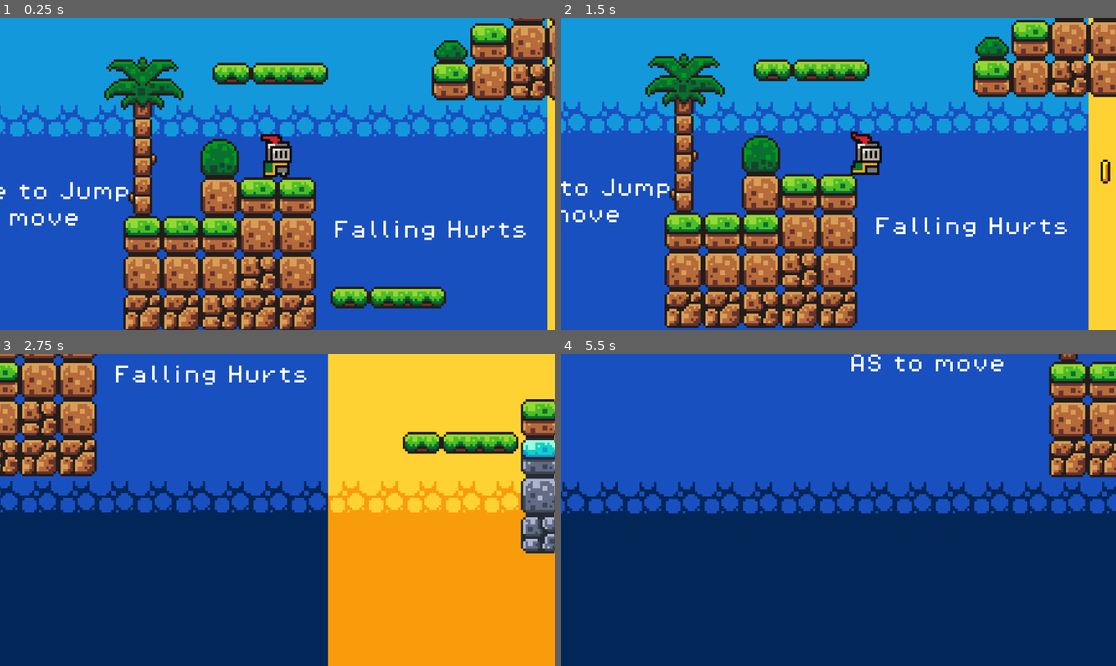
Above: before the commit, frames 1-4 (two rows, left to right).
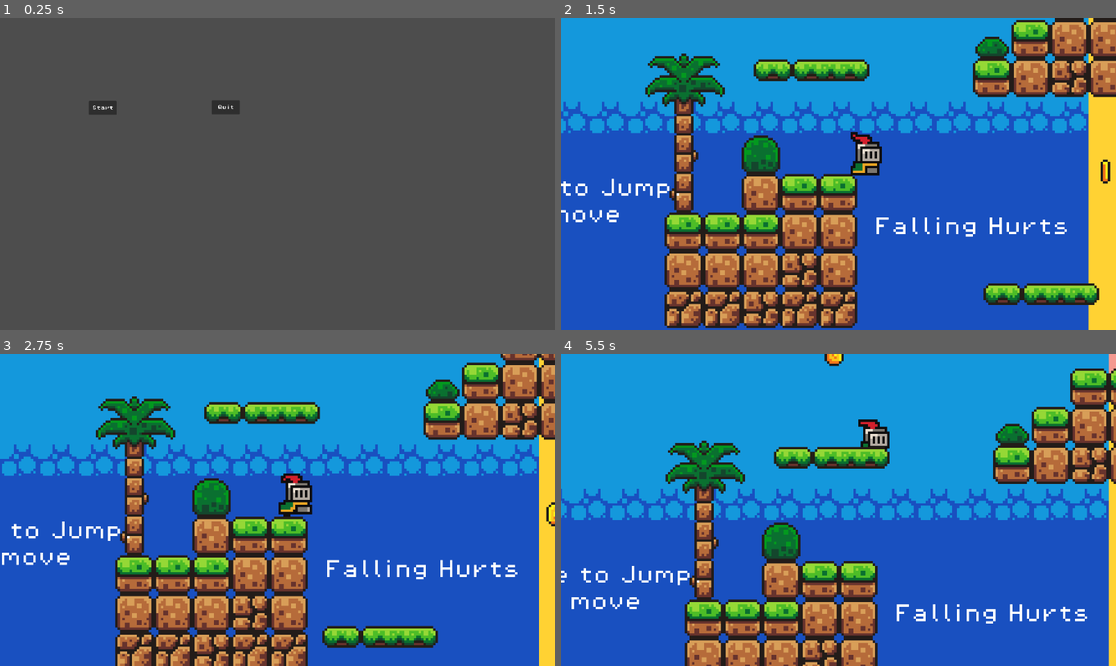
Above: after the commit, the same moments.

Repository: Unchanted/GodotPlatformer
Game: Godot game, scene res://scene/start.tscn
Same seed, same stepped clock (60 frames per second), same inputs: the game is played once before the commit and once after it. Before the commit the project starts from res://scene/game.tscn.
Inputs (mouse positions are in pixels of both pictures, inside the frame that each line leads up to):
- Up to frame 1 (0.25 s): no input
- Up to frame 2 (1.5 s): click (666, 108) at 0.5 s, where only the run after the commit has a clickable "Start"; hold D (move_right) from 1.28 s (still down)
- Up to frame 3 (2.75 s): keep holding D (move_right); tap Space (jump) at 1.52, 2.27 s
- Up to frame 4 (5.5 s): release D (move_right) at 2.78 s; hold A (move_left) 2.78-5.03 s; tap Space (jump) at 3.77, 4.52, 5.27 s; hold D (move_right) from 5.03 s (still down)

The runs differ from the first frame. In frame 1, 100% of the frame differs, in the area x 0-100%, y 0-100%; in frame 2, 1.5%; in frame 3, 95%; in frame 4, 98%.

Commit message:
Start menu, gameoverscene, player lives

Diff:
--- a/project.godot
+++ b/project.godot
@@ -11,13 +11,14 @@
 [application]
 
 config/name="LearningGodot"
-run/main_scene="res://scene/game.tscn"
+run/main_scene="res://scene/start.tscn"
 config/features=PackedStringArray("4.2", "Forward Plus")
 config/icon="res://icon.svg"
 
 [autoload]
 
 Music="*res://scene/music.tscn"
+Global="*res://scripts/global.gd"
 
 [input]
 
--- a/scene/game.tscn
+++ b/scene/game.tscn
@@ -527,6 +527,21 @@
 "rotate": SubResource("Animation_qxx1c")
 }
 
+[sub_resource type="Animation" id="Animation_m72x6"]
+length = 0.001
+tracks/0/type = "value"
+tracks/0/imported = false
+tracks/0/enabled = true
+tracks/0/path = NodePath(".:position")
+tracks/0/interp = 1
+tracks/0/loop_wrap = true
+tracks/0/keys = {
+"times": PackedFloat32Array(0),
+"transitions": PackedFloat32Array(1),
+"update": 0,
+"values": [Vector2(1251, -215)]
+}
+
 [sub_resource type="Animation" id="Animation_2ldjx"]
 resource_name = "move"
 length = 2.0
@@ -544,21 +559,6 @@
 "values": [Vector2(1251, -215), Vector2(1182, -231)]
 }
 
-[sub_resource type="Animation" id="Animation_m72x6"]
-length = 0.001
-tracks/0/type = "value"
-tracks/0/imported = false
-tracks/0/enabled = true
-tracks/0/path = NodePath(".:position")
-tracks/0/interp = 1
-tracks/0/loop_wrap = true
-tracks/0/keys = {
-"times": PackedFloat32Array(0),
-"transitions": PackedFloat32Array(1),
-"update": 0,
-"values": [Vector2(1251, -215)]
-}
-
 [sub_resource type="AnimationLibrary" id="AnimationLibrary_jno70"]
 _data = {
 "RESET": SubResource("Animation_m72x6"),
--- /dev/null
+++ b/scene/gameover.tscn
@@ -0,0 +1,38 @@
+[gd_scene load_steps=3 format=3 uid="uid://djjccb0et8j0t"]
+
+[ext_resource type="Script" path="res://scripts/gameover.gd" id="1_d8i2v"]
+[ext_resource type="FontFile" uid="uid://da2gkomwrwgi3" path="res://assets/fonts/PixelOperator8-Bold.ttf" id="2_pv0mk"]
+
+[node name="gameover" type="CanvasLayer"]
+script = ExtResource("1_d8i2v")
+
+[node name="Rename" type="Button" parent="."]
+anchors_preset = 6
+anchor_left = 1.0
+anchor_top = 0.5
+anchor_right = 1.0
+anchor_bottom = 0.5
+offset_left = -520.0
+offset_top = -12.0
+offset_right = -20.0
+offset_bottom = 18.0
+grow_horizontal = 0
+grow_vertical = 2
+scale = Vector2(0.994624, 1)
+theme_override_fonts/font = ExtResource("2_pv0mk")
+text = "Repeat your puny life again?"
+
+[node name="Quit" type="Button" parent="."]
+anchors_preset = 4
+anchor_top = 0.5
+anchor_bottom = 0.5
+offset_left = 70.0
+offset_top = -12.0
+offset_right = 570.0
+offset_bottom = 18.0
+grow_vertical = 2
+theme_override_fonts/font = ExtResource("2_pv0mk")
+text = "This is for you (quit)"
+
+[connection signal="pressed" from="Rename" to="." method="_on_rename_pressed"]
+[connection signal="pressed" from="Quit" to="." method="_on_quit_pressed"]
--- /dev/null
+++ b/scene/start.tscn
@@ -0,0 +1,181 @@
+[gd_scene load_steps=6 format=3 uid="uid://c2apvgyms3fo4"]
+
+[ext_resource type="Script" path="res://scripts/Start.gd" id="1_7ggj4"]
+[ext_resource type="FontFile" uid="uid://da2gkomwrwgi3" path="res://assets/fonts/PixelOperator8-Bold.ttf" id="2_xmnq8"]
+[ext_resource type="Texture2D" uid="uid://cboccxp8y3lgl" path="res://assets/sprites/world_tileset.png" id="3_huoon"]
+
+[sub_resource type="TileSetAtlasSource" id="TileSetAtlasSource_ai108"]
+texture = ExtResource("3_huoon")
+0:0/0 = 0
+1:0/0 = 0
+2:0/0 = 0
+3:0/0 = 0
+4:0/0 = 0
+5:0/0 = 0
+6:0/0 = 0
+7:0/0 = 0
+8:0/0 = 0
+9:0/0 = 0
+10:0/0 = 0
+11:0/0 = 0
+0:1/0 = 0
+1:1/0 = 0
+2:1/0 = 0
+3:1/0 = 0
+4:1/0 = 0
+5:1/0 = 0
+6:1/0 = 0
+7:1/0 = 0
+8:1/0 = 0
+9:1/0 = 0
+10:1/0 = 0
+11:1/0 = 0
+0:2/0 = 0
+1:2/0 = 0
+2:2/0 = 0
+3:2/0 = 0
+4:2/0 = 0
+5:2/0 = 0
+6:2/0 = 0
+7:2/0 = 0
+8:2/0 = 0
+9:2/0 = 0
+10:2/0 = 0
+11:2/0 = 0
+0:3/0 = 0
+1:3/0 = 0
+2:3/0 = 0
+5:3/0 = 0
+6:3/0 = 0
+7:3/0 = 0
+8:3/0 = 0
+9:3/0 = 0
+0:4/0 = 0
+1:4/0 = 0
+2:4/0 = 0
+3:4/0 = 0
+4:4/0 = 0
+5:4/0 = 0
+6:4/0 = 0
+7:4/0 = 0
+8:4/0 = 0
+9:4/0 = 0
+0:5/0 = 0
+1:5/0 = 0
+2:5/0 = 0
+3:5/0 = 0
+4:5/0 = 0
+5:5/0 = 0
+6:5/0 = 0
+7:5/0 = 0
+8:5/0 = 0
+1:6/0 = 0
+2:6/0 = 0
+3:6/0 = 0
+4:6/0 = 0
+5:6/0 = 0
+6:6/0 = 0
+7:6/0 = 0
+8:6/0 = 0
+0:7/0 = 0
+1:7/0 = 0
+3:7/0 = 0
+5:7/0 = 0
+6:7/0 = 0
+7:7/0 = 0
+8:7/0 = 0
+0:8/0 = 0
+1:8/0 = 0
+2:8/0 = 0
+3:8/0 = 0
+4:8/0 = 0
+5:8/0 = 0
+6:8/0 = 0
+7:8/0 = 0
+8:8/0 = 0
+0:9/0 = 0
+1:9/0 = 0
+2:9/0 = 0
+3:9/0 = 0
+4:9/0 = 0
+5:9/0 = 0
+6:9/0 = 0
+7:9/0 = 0
+0:10/0 = 0
+1:10/0 = 0
+2:10/0 = 0
+3:10/0 = 0
+4:10/0 = 0
+6:10/0 = 0
+0:11/0 = 0
+1:11/0 = 0
+2:11/0 = 0
+3:11/0 = 0
+4:11/0 = 0
+5:11/0 = 0
+0:12/0 = 0
+1:12/0 = 0
+2:12/0 = 0
+3:12/0 = 0
+4:12/0 = 0
+0:13/0 = 0
+1:13/0 = 0
+2:13/0 = 0
+3:13/0 = 0
+4:13/0 = 0
+5:13/0 = 0
+0:14/0 = 0
+1:14/0 = 0
+2:14/0 = 0
+3:14/0 = 0
+4:14/0 = 0
+0:15/0 = 0
+1:15/0 = 0
+2:15/0 = 0
+3:15/0 = 0
+
+[sub_resource type="TileSet" id="TileSet_e6ncx"]
+sources/0 = SubResource("TileSetAtlasSource_ai108")
+
+[node name="Start" type="CanvasLayer"]
+scale = Vector2(0.58, 0.58)
+transform = Transform2D(0.58, 0, 0, 0.58, 0, 0)
+script = ExtResource("1_7ggj4")
+
+[node name="start" type="Button" parent="."]
+anchors_preset = 8
+anchor_left = 0.5
+anchor_top = 0.5
+anchor_right = 0.5
+anchor_bottom = 0.5
+offset_left = -258.0
+offset_top = -27.0
+offset_right = -158.0
+offset_bottom = 23.0
+grow_horizontal = 2
+grow_vertical = 2
+scale = Vector2(0.994788, 1)
+theme_override_fonts/font = ExtResource("2_xmnq8")
+text = "Start"
+
+[node name="quit" type="Button" parent="."]
+anchors_preset = 6
+anchor_left = 1.0
+anchor_top = 0.5
+anchor_right = 1.0
+anchor_bottom = 0.5
+offset_left = -394.0
+offset_top = -29.0
+offset_right = -294.0
+offset_bottom = 21.0
+grow_horizontal = 0
+grow_vertical = 2
+theme_override_fonts/font = ExtResource("2_xmnq8")
+text = "Quit"
+
+[node name="TileMap" type="TileMap" parent="."]
+tile_set = SubResource("TileSet_e6ncx")
+format = 2
+
+[connection signal="pressed" from="start" to="." method="_on_start_pressed"]
+[connection signal="pressed" from="quit" to="." method="_on_quit_pressed"]
--- /dev/null
+++ b/scripts/Start.gd
@@ -0,0 +1,19 @@
+extends CanvasLayer
+
+
+# Called when the node enters the scene tree for the first time.
+func _ready():
+	pass # Replace with function body.
+
+
+# Called every frame. 'delta' is the elapsed time since the previous frame.
+func _process(delta):
+	pass
+
+
+func _on_start_pressed():
+	get_tree().change_scene_to_file("res://scene/game.tscn")
+
+
+func _on_quit_pressed():
+	get_tree().quit()
--- /dev/null
+++ b/scripts/gameover.gd
@@ -0,0 +1,19 @@
+extends CanvasLayer
+
+
+# Called when the node enters the scene tree for the first time.
+func _ready():
+	Global.player_life = 3
+
+
+# Called every frame. 'delta' is the elapsed time since the previous frame.
+func _process(delta):
+	pass
+
+
+func _on_rename_pressed():
+	get_tree().change_scene_to_file("res://scene/game.tscn")
+
+
+func _on_quit_pressed():
+	get_tree().quit()
--- /dev/null
+++ b/scripts/global.gd
@@ -0,0 +1,3 @@
+extends Node
+
+var player_life = 3
--- a/scripts/killzone.gd
+++ b/scripts/killzone.gd
@@ -3,12 +3,19 @@
 
 @onready var timer = $Timer
 
+
 func _on_body_entered(body):
-	print("Game Over")
-	Engine.time_scale = 0.5
+	print("gameover")
+	Engine.time_scale = 1
 	body.get_node("CollisionShape2D").queue_free()
 	timer.start()
 
 func _on_timer_timeout():
-	Engine.time_scale = 1.0
-	get_tree().reload_current_scene()
+	if Global.player_life >= 1:
+		print(Global.player_life)
+		Engine.time_scale = 1.0
+		Global.player_life -= 1
+		get_tree().reload_current_scene()
+
+	else:
+		get_tree().change_scene_to_file("res://scene/gameover.tscn")
--- a/scripts/player.gd
+++ b/scripts/player.gd
@@ -6,6 +6,8 @@
 
 # Get the gravity from the project settings to be synced with RigidBody nodes.
 var gravity = ProjectSettings.get_setting("physics/2d/default_gravity")
+
+
 
 @onready var animated_sprite= $AnimatedSprite2D
 
